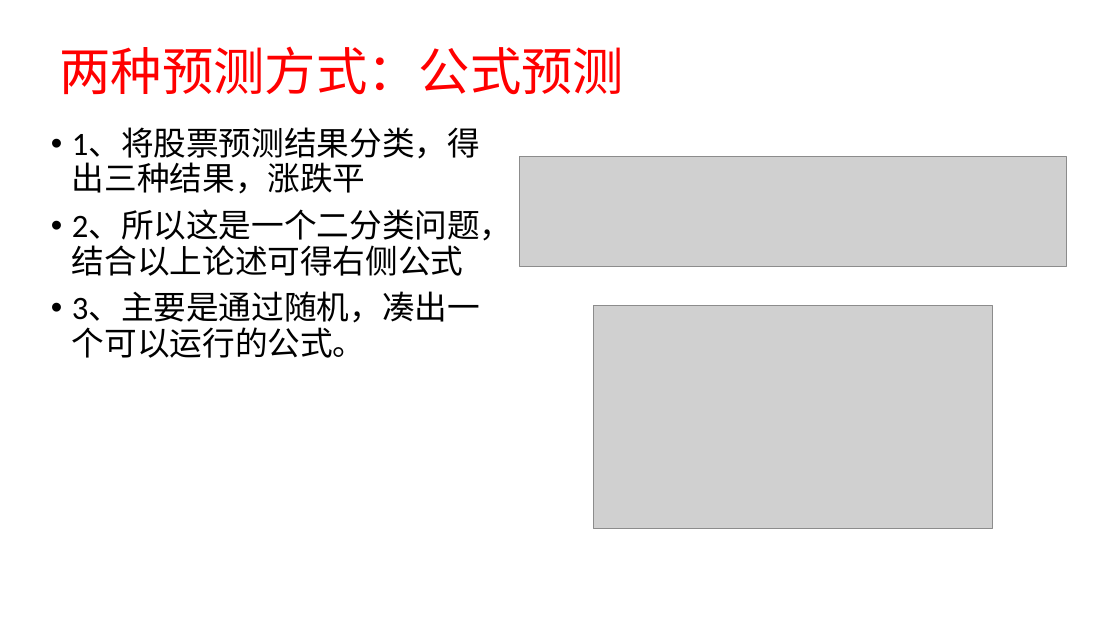
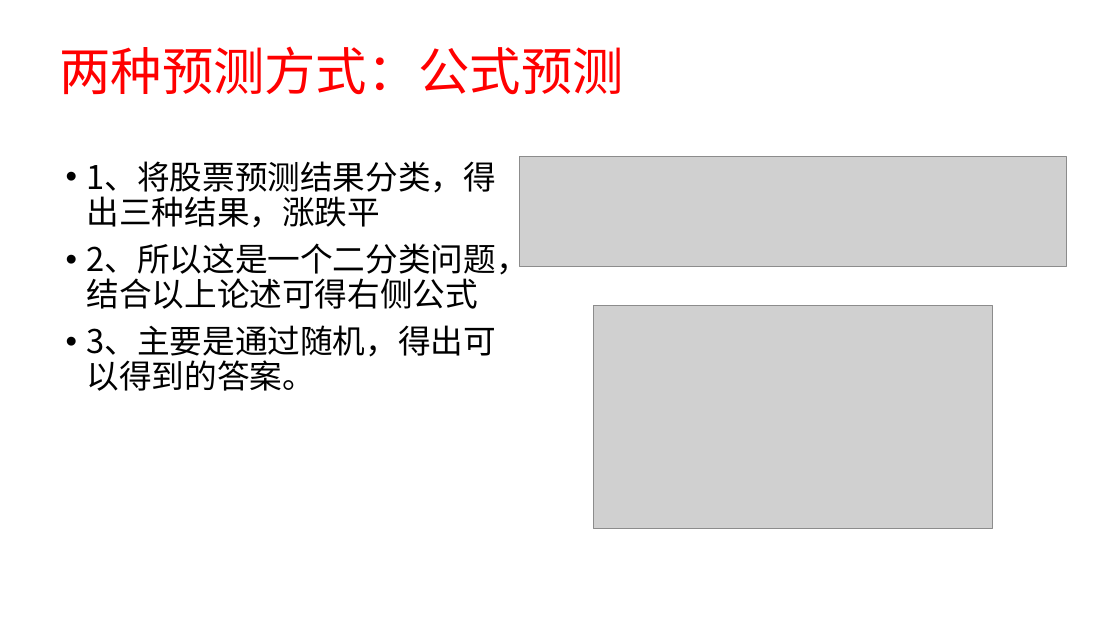
Before and after one commit to xuzj157/StockSyn, a slide deck: slide 9 of doc/股票分析预测系统.pptx. Drawn at 1120x630 pixels with LibreOffice and Linux fonts; fonts in the diff are those of the drawing; grey boxes stand for pictures. Boxes give left, top, right and bottom in pixels: in the first picture for what was removed or moved away, otherwise in the second. Text is boxed around its words. In the diff, an @@ line names an element or a change of style, - is before the commit and + after.

Commit message:
修改   ppt

```diff
--- a/doc/股票分析预测系统.pptx
+++ b/doc/股票分析预测系统.pptx
@@ text "1、将股票预测结果分类，得出三种结果，涨跌平": place and size @@
-text "1、将股票预测结果分类，得出三种结果，涨跌平" at <box>72,128,513,358</box>
+text "1、将股票预测结果分类，得出三种结果，涨跌平" at <box>87,161,529,391</box>
@@ text at <box>87,161,529,309</box>: font Calibri to Noto Sans CJK SC in "1、将股票预测结果分类，得出三种结果，涨跌平", "2、所以这是一个二分类问题，结合以上论述可得右侧公式" @@
@@ text at <box>87,325,497,391</box>: text changed; font Calibri to Noto Sans CJK SC @@
-• 3、主要是通过随机，凑出一个可以运行的公式。
+• 3、主要是通过随机，得出可以得到的答案。
```
